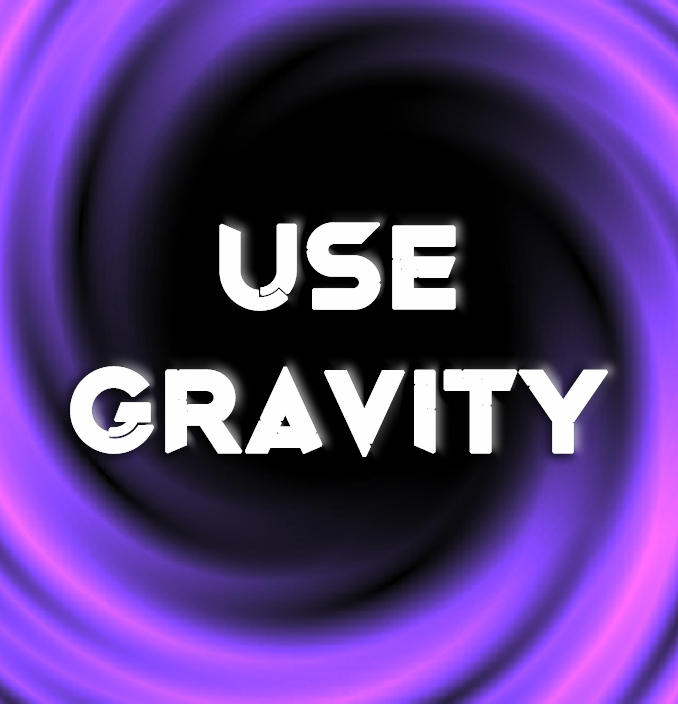
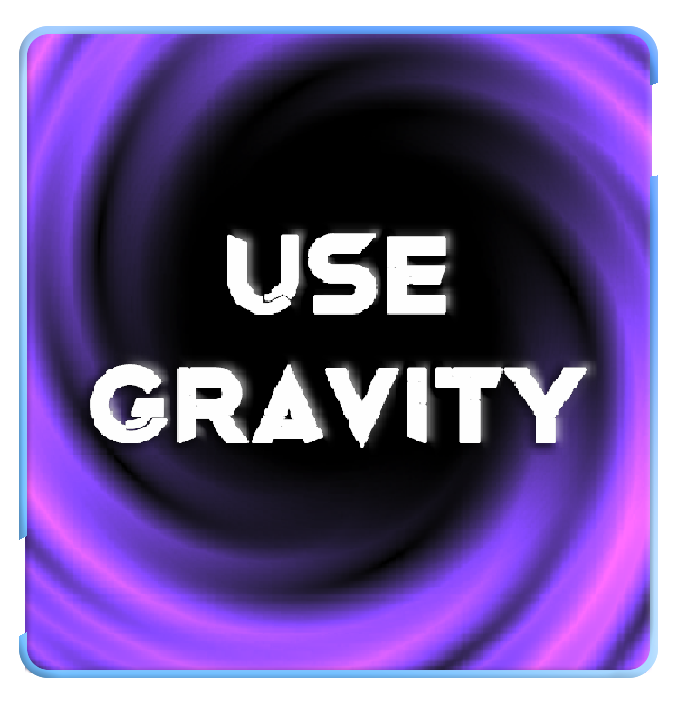
Before/after of a 678 x 704 layered artwork. What changed in the layer stack:
added layer "Rectangle 1" above "Rectangle 1 copy" over box(19, 26, 658, 678)
added layer "Rectangle 1 copy" above "Layer 3" over box(19, 26, 658, 678)
added layer "Layer 3" above "Layer 1 copy" over box(25, 31, 652, 673)
hid "Use Gravity" over box(70, 222, 608, 457)
hid "Layer 1 copy 2" over box(0, 0, 678, 704)
